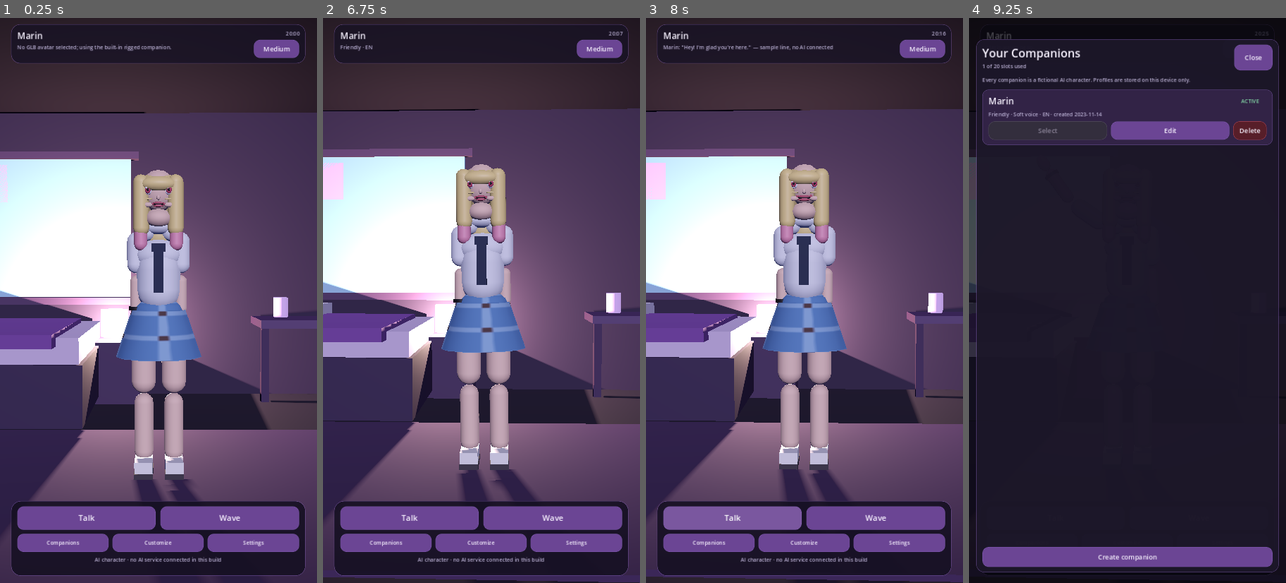
Above: before the commit, frames 1-4 (left to right).
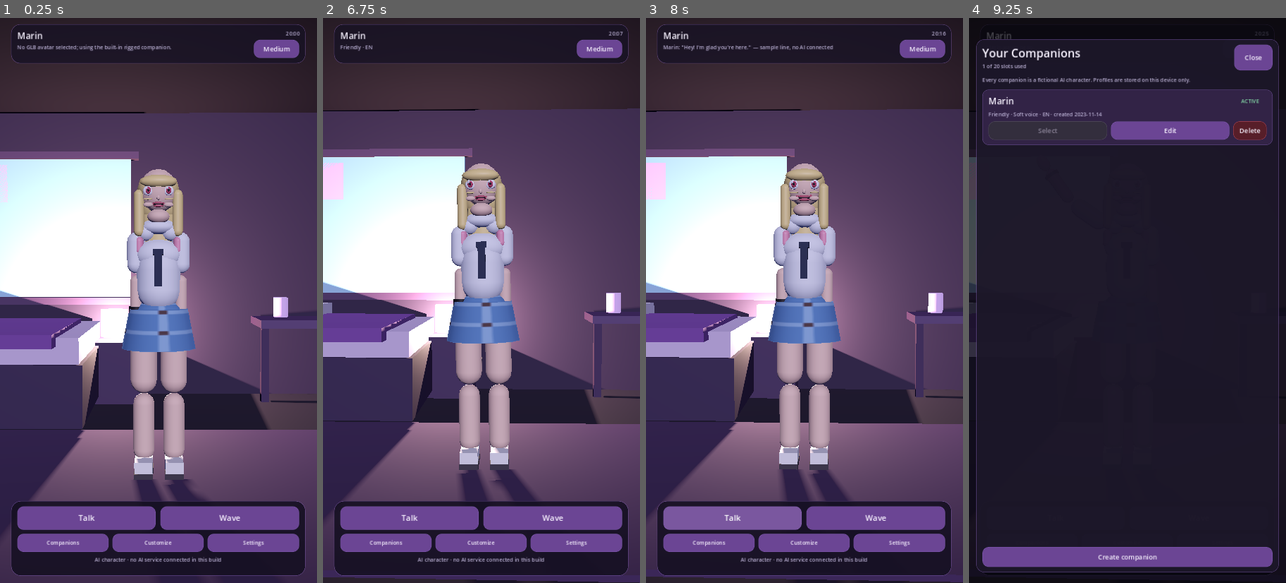
Above: after the commit, the same moments.

Repository: technicalnihilist-lgtm/waifu-world
Game: Godot game, scene res://scenes/main.tscn
Two runs of this game, one before a commit and one after it. Both use one fixed random seed, a clock stepped at 60 frames per second and the inputs below.
Inputs:
- Up to frame 1 (0.25 s): no input
- Up to frame 2 (6.75 s): click "Medium" at 0.5 s; click "Talk" at 1.25 s; click "Wave" at 2 s; click "Companions" at 2.75 s; click "Customize" at 3.5 s; click "Medium" at 4.25 s; click "Modern Bedroom" at 5 s; click "Automatic day / night cycle" at 5.75 s; click "Medium" at 6.5 s
- Up to frame 3 (8 s): click "Talk" at 7.25 s
- Up to frame 4 (9.25 s): click "Wave" at 8 s; click "Companions" at 8.75 s

The runs differ from the first frame. In frame 1, 2.2% of the frame differs, in the area x 36-66%, y 26-86%; in frame 2, 2.1%; in frame 3, 2.1%; in frame 4, less than 0.1%.

Commit message:
fix(avatar): proportions after looking at the first render
The first CI render showed the rig working but the model reading as a doll:

- front hair strands were thick enough to look like a second pair of arms;
  thinner, shorter and tucked closer to the head
- the jaw sphere stuck out under the chin like a ball; shrunk and tucked inside
  the skull
- the tie was a wide slab floating off the chest; narrowed and pulled in
- the skirt flared away from the waist; tightened so it meets the torso
- skull widened slightly, eyes enlarged, thighs and shins given more volume

Diff:
--- a/scripts/avatar/rigged_avatar.gd
+++ b/scripts/avatar/rigged_avatar.gd
@@ -305,17 +305,17 @@
 	_groups.clear()
 
 	# --- skin ---------------------------------------------------------
-	_add_part("skin", "head", _sphere(Vector3(0.205, 0.235, 0.20)), _bone_position("head", Vector3(0, 0.105, 0)))
-	_add_part("skin", "jaw", _sphere(Vector3(0.155, 0.105, 0.155)), _bone_position("jaw", Vector3(0, -0.015, 0.015)))
+	_add_part("skin", "head", _sphere(Vector3(0.215, 0.245, 0.208)), _bone_position("head", Vector3(0, 0.105, 0)))
+	_add_part("skin", "jaw", _sphere(Vector3(0.128, 0.082, 0.128)), _bone_position("jaw", Vector3(0, -0.005, 0.008)))
 	_add_part("skin", "neck", _capsule(0.036, 0.13), _bone_position("neck", Vector3(0, 0.045, 0)))
 	_add_part("skin", "forearm.L", _capsule(0.036, 0.22), _bone_position("forearm.L", Vector3(0, -0.11, 0)))
 	_add_part("skin", "forearm.R", _capsule(0.036, 0.22), _bone_position("forearm.R", Vector3(0, -0.11, 0)))
 	_add_part("skin", "hand.L", _sphere(Vector3(0.07, 0.10, 0.045)), _bone_position("hand.L", Vector3(0, -0.05, 0)))
 	_add_part("skin", "hand.R", _sphere(Vector3(0.07, 0.10, 0.045)), _bone_position("hand.R", Vector3(0, -0.05, 0)))
-	_add_part("skin", "thigh.L", _capsule(0.070, 0.40), _bone_position("thigh.L", Vector3(0, -0.20, 0)))
-	_add_part("skin", "thigh.R", _capsule(0.070, 0.40), _bone_position("thigh.R", Vector3(0, -0.20, 0)))
-	_add_part("skin", "shin.L", _capsule(0.055, 0.38), _bone_position("shin.L", Vector3(0, -0.19, 0)))
-	_add_part("skin", "shin.R", _capsule(0.055, 0.38), _bone_position("shin.R", Vector3(0, -0.19, 0)))
+	_add_part("skin", "thigh.L", _capsule(0.076, 0.40), _bone_position("thigh.L", Vector3(0, -0.20, 0)))
+	_add_part("skin", "thigh.R", _capsule(0.076, 0.40), _bone_position("thigh.R", Vector3(0, -0.20, 0)))
+	_add_part("skin", "shin.L", _capsule(0.061, 0.38), _bone_position("shin.L", Vector3(0, -0.19, 0)))
+	_add_part("skin", "shin.R", _capsule(0.061, 0.38), _bone_position("shin.R", Vector3(0, -0.19, 0)))
 
 	# --- shirt --------------------------------------------------------
 	_add_part("shirt", "spine", _capsule(0.125, 0.36), _bone_position("spine", Vector3(0, 0.10, 0)))
@@ -327,12 +327,12 @@
 	_add_part("shirt", "upperarm.R", _capsule(0.052, 0.23), _bone_position("upperarm.R", Vector3(0, -0.115, 0)))
 
 	# --- tie ----------------------------------------------------------
-	_add_part("tie", "chest", _box(Vector3(0.055, 0.24, 0.02)), _bone_position("chest", Vector3(0, -0.03, 0.135)))
-	_add_part("tie", "chest", _box(Vector3(0.075, 0.045, 0.025)), _bone_position("chest", Vector3(0, 0.095, 0.132)))
+	_add_part("tie", "chest", _box(Vector3(0.042, 0.19, 0.018)), _bone_position("chest", Vector3(0, -0.02, 0.118)))
+	_add_part("tie", "chest", _box(Vector3(0.058, 0.034, 0.022)), _bone_position("chest", Vector3(0, 0.072, 0.116)))
 
 	# --- skirt --------------------------------------------------------
-	_add_part("skirt", "hips", _cone(0.155, 0.245, 0.26), _bone_position("hips", Vector3(0, -0.10, 0)))
-	_add_part("skirt", "hips", _sphere(Vector3(0.29, 0.17, 0.21)), _bone_position("hips", Vector3(0, 0.02, 0)))
+	_add_part("skirt", "hips", _cone(0.168, 0.212, 0.22), _bone_position("hips", Vector3(0, -0.075, 0)))
+	_add_part("skirt", "hips", _sphere(Vector3(0.275, 0.155, 0.20)), _bone_position("hips", Vector3(0, 0.015, 0)))
 
 	# --- choker -------------------------------------------------------
 	_add_part("dark", "neck", _cone(0.046, 0.046, 0.022), _bone_position("neck", Vector3(0, 0.015, 0)))
@@ -340,16 +340,16 @@
 	_add_part("dark", "forearm.R", _cone(0.043, 0.043, 0.02), _bone_position("forearm.R", Vector3(0, -0.185, 0)))
 
 	# --- hair ---------------------------------------------------------
-	_add_part("hair", "head", _sphere(Vector3(0.225, 0.155, 0.215)), _bone_position("head", Vector3(0, 0.135, -0.012)))
-	_add_part("hair", "head", _sphere(Vector3(0.215, 0.21, 0.17)), _bone_position("head", Vector3(0, 0.055, -0.055)))
-	_add_part("hair", "head", _sphere(Vector3(0.205, 0.085, 0.10)), _bone_position("head", Vector3(0, 0.135, 0.075)))
-	_add_part("hair", "head", _capsule(0.045, 0.34), _bone_position("head", Vector3(-0.095, 0.02, 0.055)))
-	_add_part("hair", "head", _capsule(0.045, 0.34), _bone_position("head", Vector3(0.095, 0.02, 0.055)))
+	_add_part("hair", "head", _sphere(Vector3(0.238, 0.17, 0.226)), _bone_position("head", Vector3(0, 0.118, -0.010)))
+	_add_part("hair", "head", _sphere(Vector3(0.226, 0.235, 0.18)), _bone_position("head", Vector3(0, 0.035, -0.062)))
+	_add_part("hair", "head", _sphere(Vector3(0.212, 0.075, 0.105)), _bone_position("head", Vector3(0, 0.148, 0.072)))
+	_add_part("hair", "head", _capsule(0.030, 0.26), _bone_position("head", Vector3(-0.107, -0.02, 0.030)))
+	_add_part("hair", "head", _capsule(0.030, 0.26), _bone_position("head", Vector3(0.107, -0.02, 0.030)))
 	# long back length, split into a blonde upper part and pink tips
-	_add_part("hair", "head", _capsule(0.105, 0.30), _bone_position("head", Vector3(0, -0.10, -0.075)))
-	_add_part("hair_tip", "head", _capsule(0.095, 0.24), _bone_position("head", Vector3(0, -0.34, -0.075)))
-	_add_part("hair_tip", "head", _capsule(0.038, 0.14), _bone_position("head", Vector3(-0.098, -0.16, 0.052)))
-	_add_part("hair_tip", "head", _capsule(0.038, 0.14), _bone_position("head", Vector3(0.098, -0.16, 0.052)))
+	_add_part("hair", "head", _capsule(0.112, 0.34), _bone_position("head", Vector3(0, -0.13, -0.080)))
+	_add_part("hair_tip", "head", _capsule(0.100, 0.26), _bone_position("head", Vector3(0, -0.38, -0.080)))
+	_add_part("hair_tip", "head", _capsule(0.026, 0.10), _bone_position("head", Vector3(-0.108, -0.20, 0.030)))
+	_add_part("hair_tip", "head", _capsule(0.026, 0.10), _bone_position("head", Vector3(0.108, -0.20, 0.030)))
 
 	# --- shoes --------------------------------------------------------
 	_add_part("shoe", "foot.L", _box(Vector3(0.10, 0.075, 0.22)), _bone_position("foot.L", Vector3(0, -0.015, 0.045)))
@@ -434,18 +434,18 @@
 
 	var head_origin := Vector3(0, 0.105, 0)  # skull centre in head-bone space
 
-	_add_face_mesh(face_root, "EyeL", _sphere(Vector3(0.052, 0.050, 0.03)), head_origin + Vector3(-0.058, -0.005, 0.082), "eye_white")
-	_add_face_mesh(face_root, "EyeR", _sphere(Vector3(0.052, 0.050, 0.03)), head_origin + Vector3(0.058, -0.005, 0.082), "eye_white")
-
-	_eye_l = _face_group(face_root, "EyeGroupL", head_origin + Vector3(-0.058, -0.005, 0.082))
-	_eye_r = _face_group(face_root, "EyeGroupR", head_origin + Vector3(0.058, -0.005, 0.082))
+	_add_face_mesh(face_root, "EyeL", _sphere(Vector3(0.058, 0.055, 0.03)), head_origin + Vector3(-0.056, -0.008, 0.086), "eye_white")
+	_add_face_mesh(face_root, "EyeR", _sphere(Vector3(0.058, 0.055, 0.03)), head_origin + Vector3(0.056, -0.008, 0.086), "eye_white")
+
+	_eye_l = _face_group(face_root, "EyeGroupL", head_origin + Vector3(-0.056, -0.008, 0.086))
+	_eye_r = _face_group(face_root, "EyeGroupR", head_origin + Vector3(0.056, -0.008, 0.086))
 	for group in [_eye_l, _eye_r]:
 		_add_face_mesh(group, "Iris", _sphere(Vector3(0.032, 0.040, 0.026)), Vector3(0, 0, 0.008), "eye")
 		_add_face_mesh(group, "Pupil", _sphere(Vector3(0.016, 0.020, 0.018)), Vector3(0, 0, 0.014), "dark")
 		_add_face_mesh(group, "Glint", _sphere(Vector3(0.012, 0.014, 0.011)), Vector3(-0.008, 0.012, 0.017), "eye_white")
 
-	_lid_l = _face_group(face_root, "LidL", head_origin + Vector3(-0.058, 0.020, 0.082))
-	_lid_r = _face_group(face_root, "LidR", head_origin + Vector3(0.058, 0.020, 0.082))
+	_lid_l = _face_group(face_root, "LidL", head_origin + Vector3(-0.056, 0.020, 0.086))
+	_lid_r = _face_group(face_root, "LidR", head_origin + Vector3(0.056, 0.020, 0.086))
 	_add_face_mesh(_lid_l, "LidMesh", _sphere(Vector3(0.056, 0.028, 0.032)), Vector3.ZERO, "skin")
 	_add_face_mesh(_lid_r, "LidMesh", _sphere(Vector3(0.056, 0.028, 0.032)), Vector3.ZERO, "skin")
 
